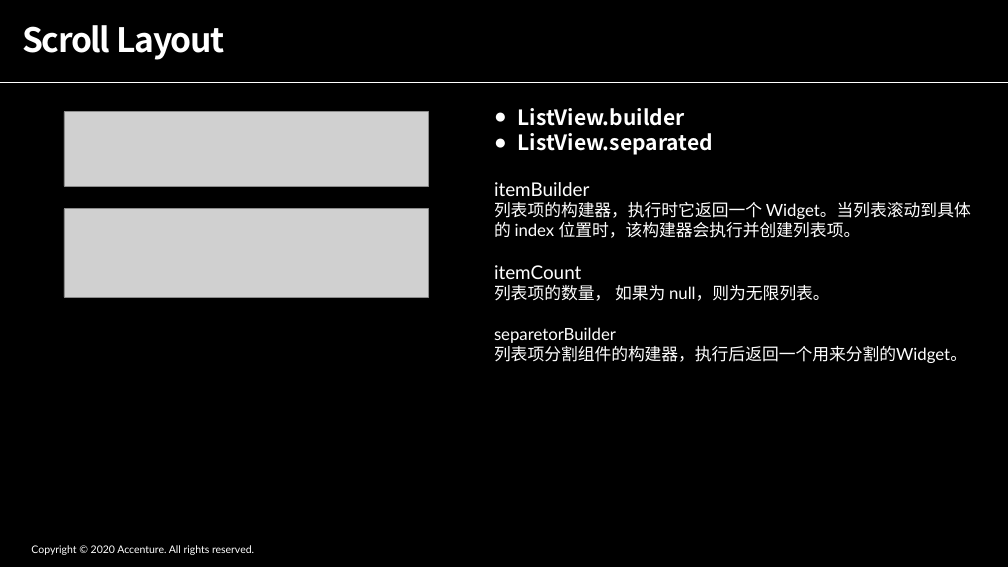
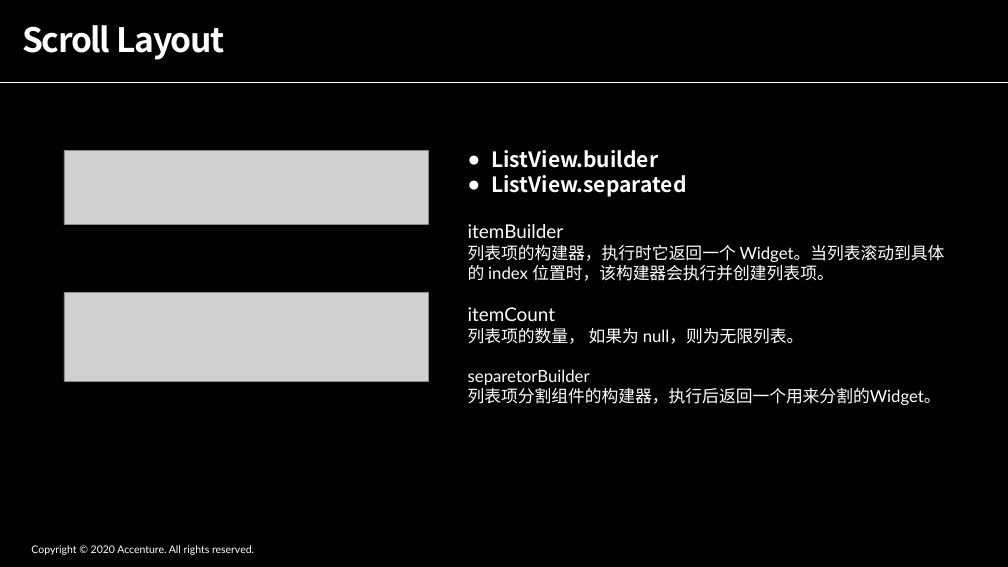
Before and after one commit to ShadowTricker/flutter_common, a slide deck: slide 10 of flutter_common.pptx. Drawn at 1008x567 pixels with LibreOffice and Linux fonts; fonts in the diff are those of the drawing; grey boxes stand for pictures. Boxes give left, top, right and bottom in pixels: in the first picture for what was removed or moved away, otherwise in the second. Text is boxed around its words. In the diff, an @@ line names an element or a change of style, - is before the commit and + after.

```diff
--- a/flutter_common.pptx
+++ b/flutter_common.pptx
@@ text "ListView.builder": place and size @@
-text "ListView.builder" at box(494, 108, 971, 363)
+text "ListView.builder" at box(468, 150, 945, 405)
@@ picture: place and size @@
-picture at box(64, 112, 429, 186)
+picture at box(64, 150, 429, 225)
@@ picture: place and size @@
-picture at box(64, 209, 429, 297)
+picture at box(64, 293, 429, 381)
```
Also in this commit, not shown: 5 other slides changed, 3 slides added, 1 slide removed, 2 other files.
